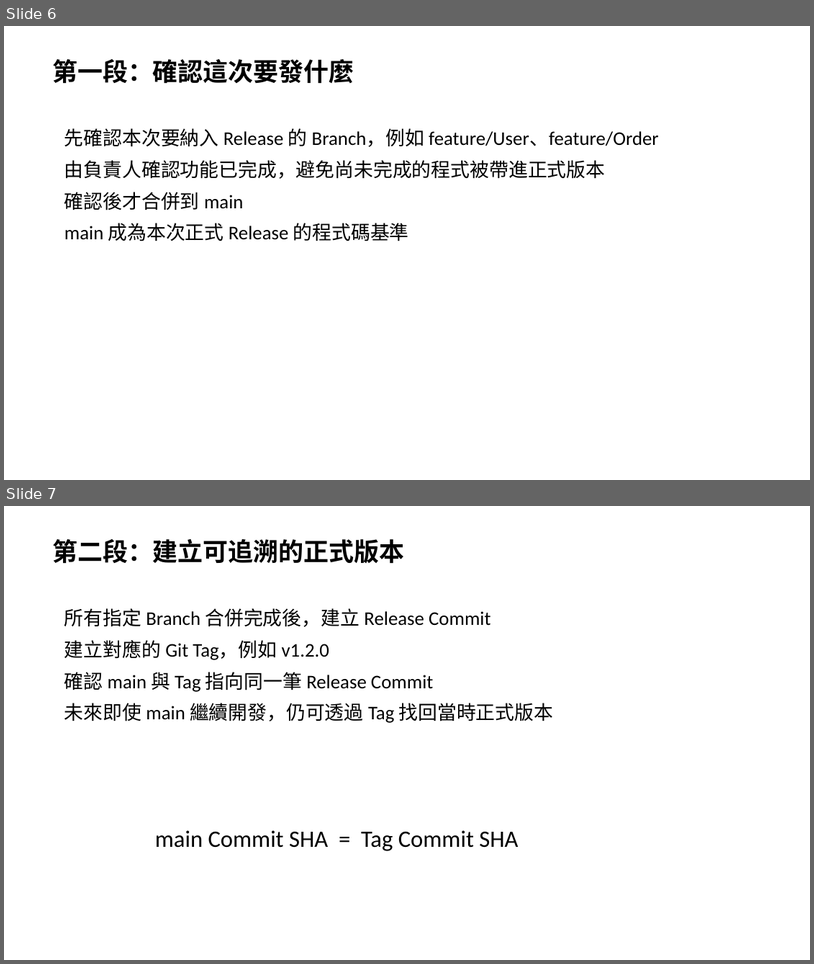
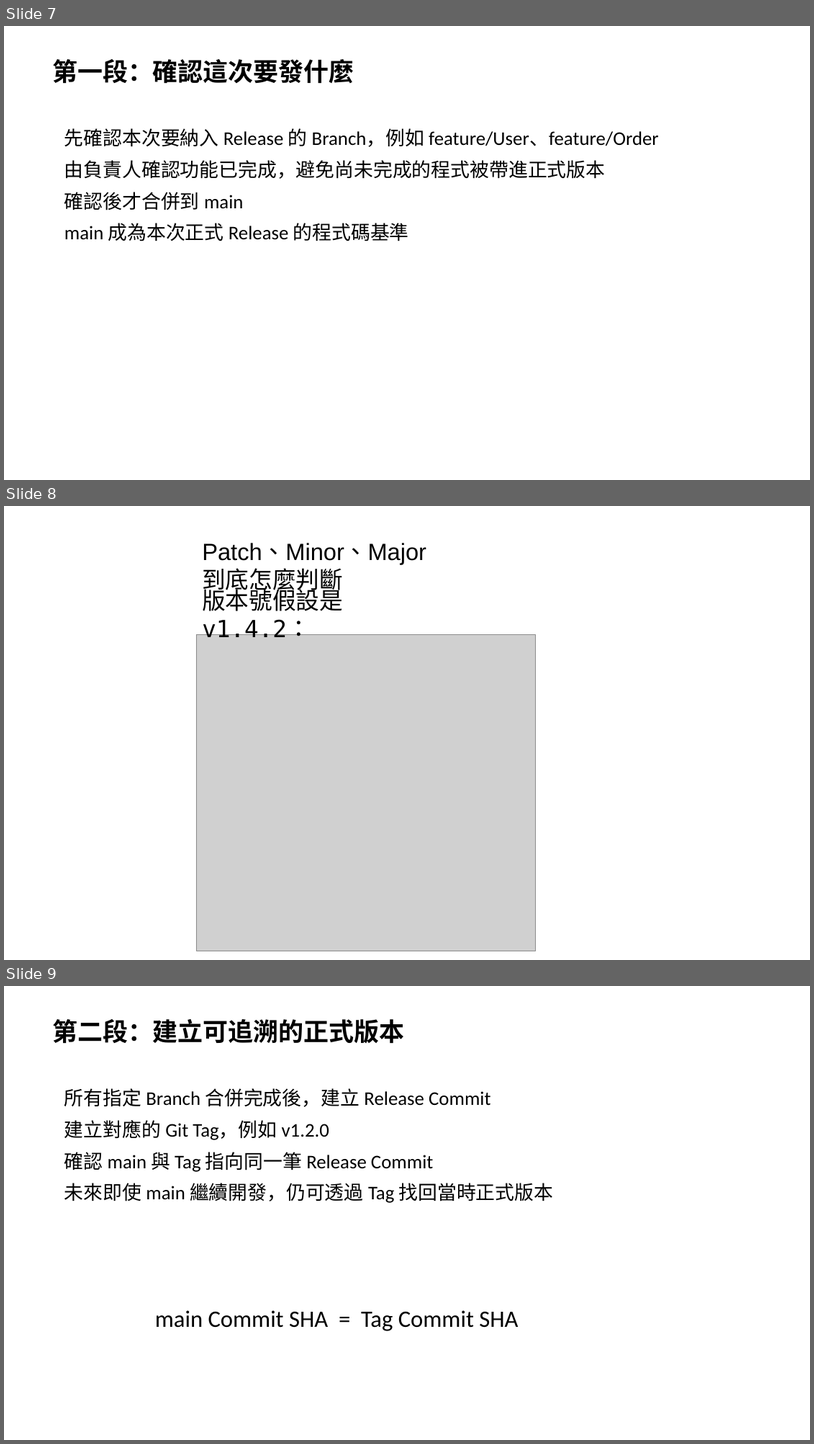
Before and after one commit to rickyhuang2100/TestGitHub1, a slide deck: Git_Release_LLM_Wiki_簡報.pptx. Shown one above the other, each under a label of ours: slides 6 and 7 before the commit, slides 7, 8 and 9 after it. The pictures are 814x964 and 814x1444 pixels, drawn with LibreOffice and Linux fonts; fonts in the diff are those of the drawing; grey boxes stand for pictures. Boxes give left, top, right and bottom in pixels: in the first picture for what was removed or moved away, otherwise in the second. Text is boxed around its words. In the diff, an @@ line names an element or a change of style, - is before the commit and + after.

```diff
--- a/Git_Release_LLM_Wiki_簡報.pptx
+++ b/Git_Release_LLM_Wiki_簡報.pptx
@@ slide 8 added at (x1=4, y1=506, x2=810, y2=960), background #FFFFFF @@
@@ text added at (x1=202, y1=543, x2=427, y2=595), 28 pt, text #000000 @@
+Patch、Minor、Major
+到底怎麼判斷
@@ text added at (x1=202, y1=585, x2=343, y2=642), 28 pt, text #000000 @@
+版本號假設是 v1.4.2：
@@ picture added at (x1=196, y1=634, x2=536, y2=951) @@
@@ what was slide 6 is now slide 7 @@
@@ what was slide 7 is now slide 9 @@
```
Also in this commit, not shown: 2 other slides added, 1 other file.
